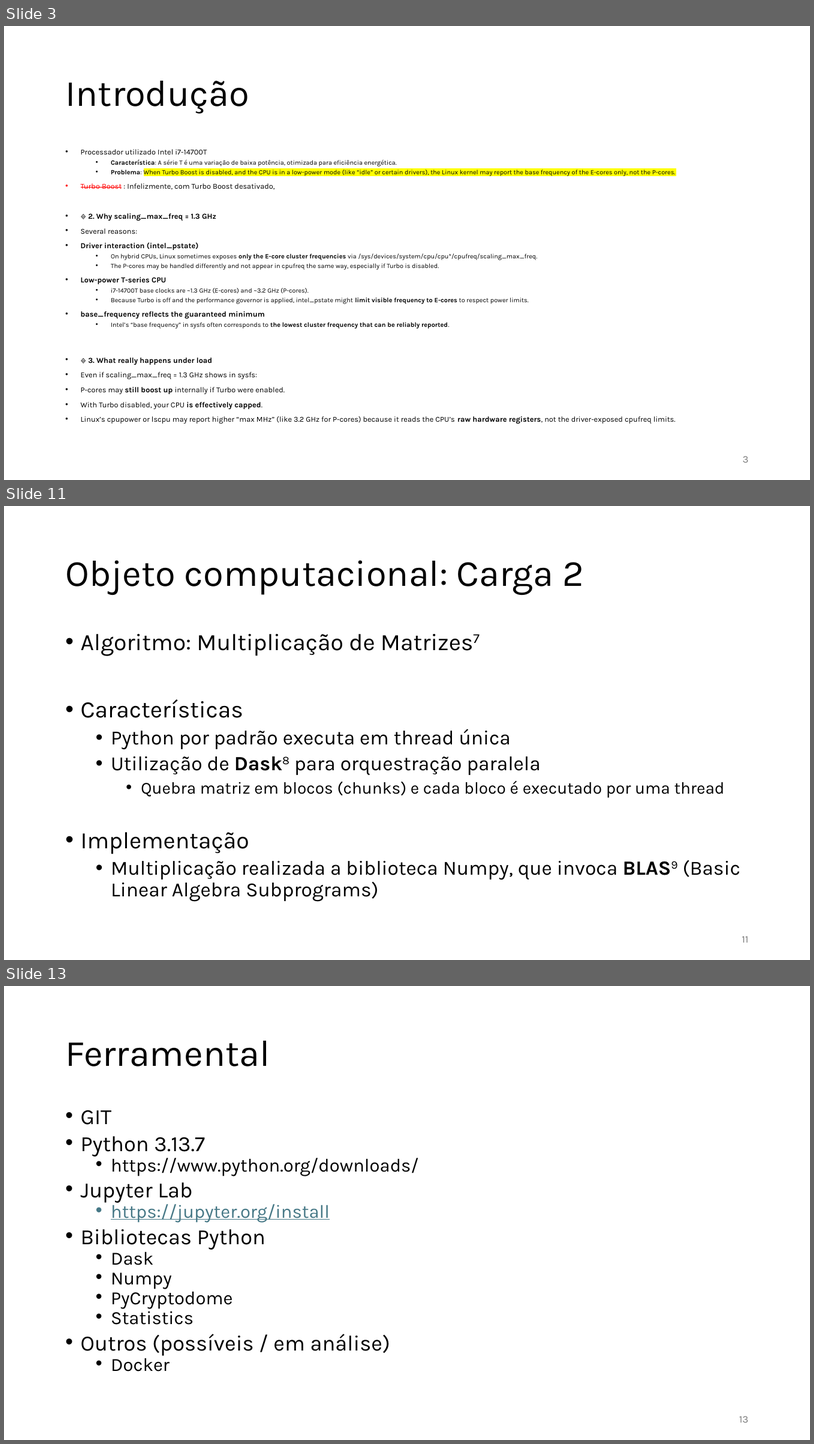
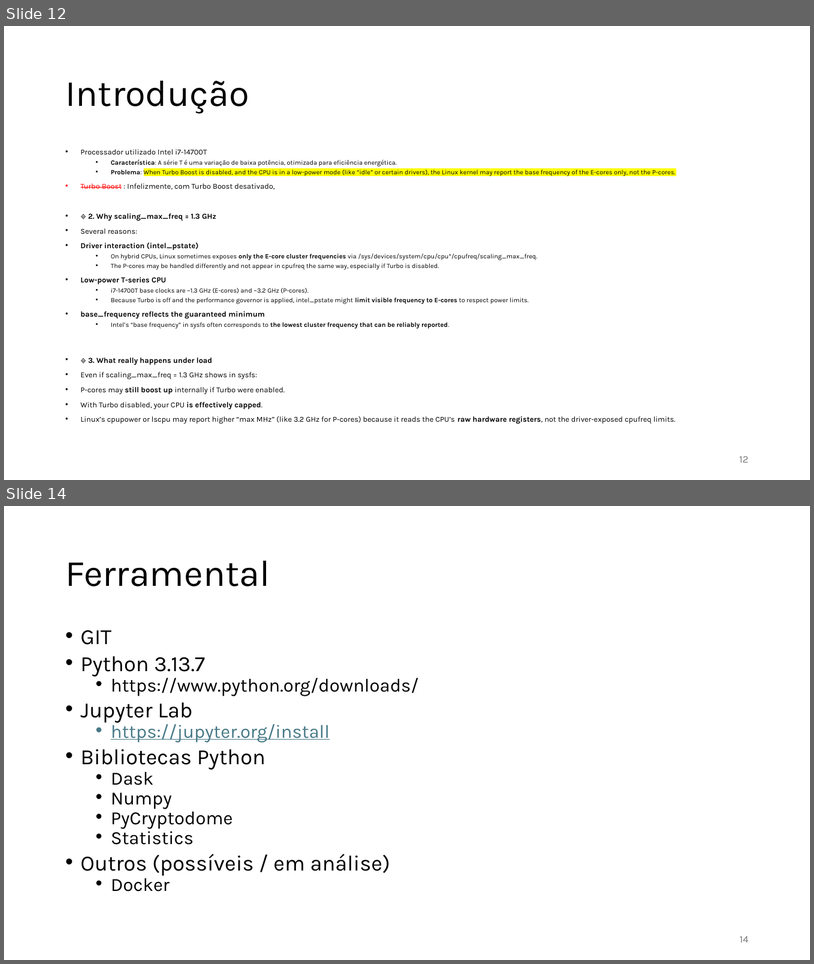
Before and after one commit to jlggross/TF-cmp223, a slide deck: 02-Parcial/02-Parcial-Apresentacao.pptx. Shown one above the other, each under a label of ours: slides 3, 11 and 13 before the commit, slides 12 and 14 after it; the slides between them are not shown. The pictures are 814x1444 and 814x964 pixels, drawn with LibreOffice and Linux fonts; fonts in the diff are those of the drawing. Boxes give left, top, right and bottom in pixels: in the first picture for what was removed or moved away, otherwise in the second. Text is boxed around its words. In the diff, an @@ line names an element or a change of style, - is before the commit and + after.

```diff
--- a/02-Parcial/02-Parcial-Apresentacao.pptx
+++ b/02-Parcial/02-Parcial-Apresentacao.pptx
@@ slide 11 removed at [4, 506, 810, 960], background #FFFFFF @@
@@ title removed at [65, 560, 584, 595] @@
-Objeto computacional: Carga 2
@@ text removed at [81, 634, 741, 901] @@
-• Algoritmo: Multiplicação de Matrizes7
-• Características
-  • Python por padrão executa em thread única
-  • Utilização de Dask8 para orquestração paralela
-    • Quebra matriz em blocos (chunks) e cada bloco é executado por uma thread
-• Implementação
-  • Multiplicação realizada a biblioteca Numpy, que invoca BLAS9 (Basic Linear Algebra Subprograms)
@@ page number removed at [742, 936, 749, 942] @@
-11
@@ what was slide 3 is now slide 12 @@
@@ page number at [740, 456, 749, 462]: text changed @@
-3
+12
@@ what was slide 13 is now slide 14 @@
@@ page number at [740, 936, 749, 942]: text changed @@
-13
+14
```
Also in this commit, not shown: 2 slides changed, 9 slides added, 7 other slides removed.
